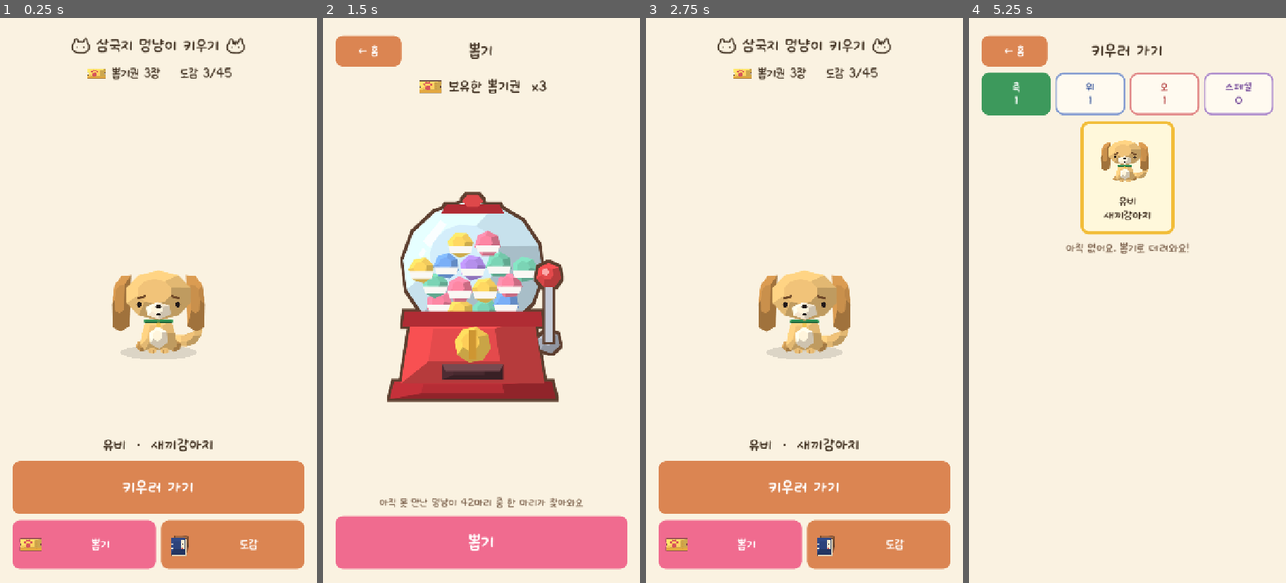
Above: before the commit, frames 1-4 (left to right).
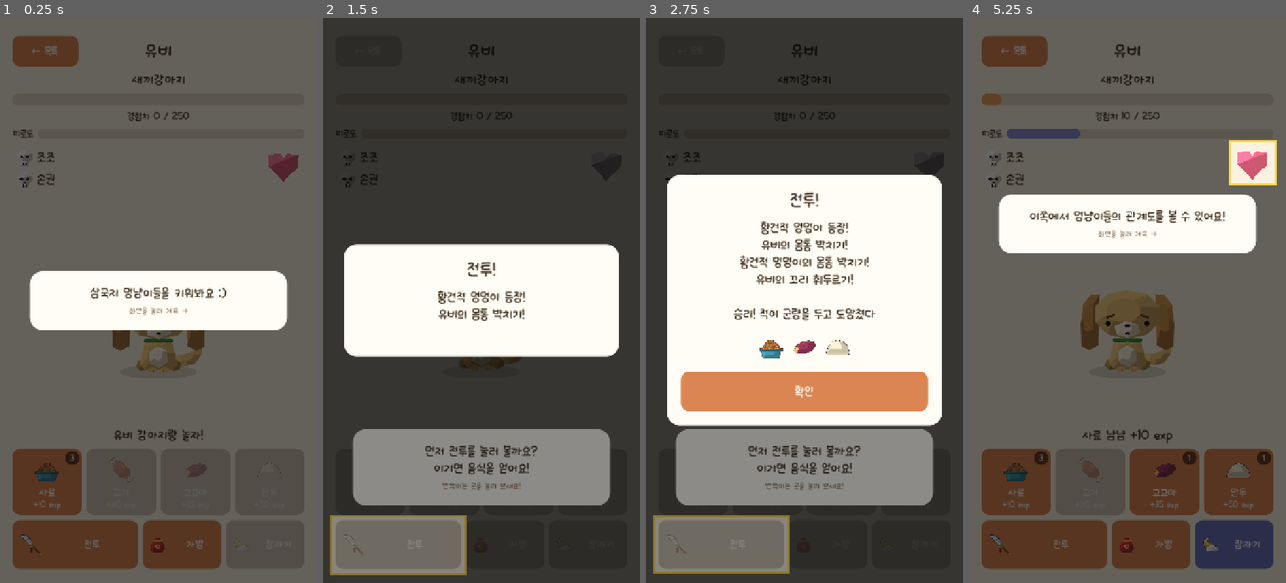
Above: after the commit, the same moments.

Repository: 6chado/samguk_puppy
Game: Godot game, scene res://scenes/main.tscn
Same seed, same stepped clock (60 frames per second), same inputs: the game is played once before the commit and once after it.
Inputs (mouse positions are in pixels of both pictures, inside the frame that each line leads up to):
- Up to frame 1 (0.25 s): no input
- Up to frame 2 (1.5 s): click (367, 51) at 0.5 s, where only the run after the commit has a clickable "← 목록"; click (408, 543) at 1.25 s, where only the run before the commit has a clickable "뽑기"
- Up to frame 3 (2.75 s): click (690, 51) at 2 s, where only the run before the commit has a clickable "← 홈"
- Up to frame 4 (5.25 s): click (1127, 390) at 2.75 s, where only the run after the commit has a clickable "확인"; click (1016, 481) at 3.5 s, where only the run after the commit has a clickable "4"; click (1016, 481) at 4.25 s, where only the run after the commit has a clickable "3"; click (1165, 481) at 5 s, where only the run after the commit has a clickable "1"

The runs differ from the first frame. In frame 1, 94% of the frame differs, in the area x 0-100%, y 0-100%; in frame 2, 91%; in frame 3, 72%; in frame 4, 94%.

Commit message:
튜토리얼, 스페셜, 초기화 추가

Diff:
--- a/scripts/autoload/game_state.gd
+++ b/scripts/autoload/game_state.gd
@@ -8,6 +8,7 @@
 var owned: Array[String] = []     # 데리고 있는 멍냥이 (= 도감에 모은 멍냥이)
 var tickets := 0                  # 뽑기권
 var start_bonus := false          # 처음 뽑기권(STARTING_TICKETS)을 이미 받았는지
+var tutorial_done := false        # 처음 튜토리얼을 끝냈는지 (새 게임 / 초기화 후엔 false)
 var rewarded: Dictionary = {}     # dog_id -> true (어른 선물 이미 받음)
 var current := ""                 # 홈 화면에 나와 있는 멍냥이
 var progress: Dictionary = {}     # dog_id -> Puppy
@@ -27,10 +28,18 @@
 			owned.append(id)
 	if current == "" or not owns(current):
 		current = owned[0]
-	if not start_bonus:   # 새 게임이든 예전 세이브든 처음 뽑기권은 딱 한 번
-		start_bonus = true
-		tickets += GameData.STARTING_TICKETS
-		save_now()
+	if not start_bonus and tutorial_done:   # 예전 세이브: 처음 뽑기권을 한 번 챙겨 줌 (새 게임은 튜토리얼에서 줌)
+		give_start_bonus()
+
+
+## 처음 뽑기권 (딱 한 번). 받았으면 true
+func give_start_bonus() -> bool:
+	if start_bonus:
+		return false
+	start_bonus = true
+	tickets += GameData.STARTING_TICKETS
+	save_now()
+	return true
 
 
 # ── 데리고 있는 멍냥이 ──
@@ -251,6 +260,7 @@
 		"owned": owned,
 		"tickets": tickets,
 		"start_bonus": start_bonus,
+		"tutorial_done": tutorial_done,
 		"rewarded": rewarded.keys(),
 		"current": current,
 		"progress": prog,
@@ -371,6 +381,7 @@
 			owned.append(id)
 	tickets = clampi(tickets, 0, 999)
 	start_bonus = d.get("start_bonus", false) == true
+	tutorial_done = d.get("tutorial_done", true) == true   # 튜토리얼 생기기 전 세이브는 이미 한 걸로
 	current = str(d.get("current", ""))
 
 	affinity.clear()
@@ -450,8 +461,9 @@
 	owned.clear()
 	for id in GameData.STARTERS:
 		owned.append(id)
-	tickets = GameData.STARTING_TICKETS
-	start_bonus = true
+	tickets = 0
+	start_bonus = false     # 처음 뽑기권은 튜토리얼에서 다시 줌
+	tutorial_done = false
 	rewarded.clear()
 	current = owned[0]
 	progress.clear()
@@ -462,3 +474,9 @@
 	items.clear()
 	luck = 0
 	save_now()
+	# 백업에 예전 진행이 남아 있으면 나중에 복구될 수 있으니 같이 지움
+	var dir := DirAccess.open("user://")
+	if dir:
+		for path in [BAK_PATH, TMP_PATH, CORRUPT_PATH]:
+			if dir.file_exists(path.get_file()):
+				dir.remove(path.get_file())
--- a/scripts/main.gd
+++ b/scripts/main.gd
@@ -60,12 +60,23 @@
 var strategy_box: HBoxContainer
 var drops_box: HBoxContainer
 var confirm_button: Button
+var cancel_button: Button      # 경고창에서만 보이는 "취소"
 var celebration: Celebration
 # 새로 추가한 스크립트는 class_name 등록이 늦을 수 있어서 preload 로 직접 불러옴
 const HeartButtonScript := preload("res://scripts/heart_button.gd")
 const PolyIconScript := preload("res://scripts/poly_icon.gd")
 var relation_button
 var relation_box: VBoxContainer
+
+const TutorialScript := preload("res://scripts/tutorial_layer.gd")
+var tut                        # 튜토리얼 스포트라이트
+var _tut_step := -1
+var _tut_wait := ""            # 지금 단계가 기다리는 행동 (battle / fed / home / gacha_page / gacha_done)
+var food_row: HBoxContainer
+var _home_gacha_btn: Button
+var _gacha_pull: Button
+var _gacha_ticket_row: Control
+var _gacha_ticket_label: Label
 
 var rel_overlay: Control
 var rel_title: Label
@@ -113,7 +124,12 @@
 	bag_list = b[2]
 	celebration = Celebration.new()  # 성장 연출 (맨 위, 터치는 통과)
 	add_child(celebration)
+	tut = TutorialScript.new()
+	add_child(tut)
+	tut.tapped.connect(_tut_next)
 	_show_home()
+	if not GameState.tutorial_done:
+		_tut_start()
 	_log("시작 완료")
 
 
@@ -180,6 +196,17 @@
 func _show_home() -> void:
 	_log("홈 화면")
 	var v := _new_page()
+	var top_row := HBoxContainer.new()
+	top_row.alignment = BoxContainer.ALIGNMENT_END
+	v.add_child(top_row)
+	var reset := _button("초기화", _ask_reset)
+	reset.custom_minimum_size = Vector2(110, 48)
+	reset.add_theme_font_size_override("font_size", _fs(18))
+	var grey := Color(0.72, 0.68, 0.64)
+	reset.add_theme_stylebox_override("normal", _box(grey, 14))
+	reset.add_theme_stylebox_override("hover", _box(grey.lightened(0.1), 14))
+	reset.add_theme_stylebox_override("pressed", _box(grey.darkened(0.15), 14))
+	top_row.add_child(reset)
 	v.add_child(_label("%s 삼국지 멍냥이 키우기 %s" % [CAT, CAT2], 37))
 
 	var ticket_row := HBoxContainer.new()
@@ -215,6 +242,7 @@
 	row.add_theme_constant_override("separation", 12)
 	v.add_child(row)
 	var gacha := _button("뽑기", _show_gacha)
+	_home_gacha_btn = gacha
 	_set_button_icon(gacha, "ticket")
 	gacha.custom_minimum_size = Vector2(0, 110)
 	gacha.size_flags_horizontal = SIZE_EXPAND_FILL
@@ -394,6 +422,99 @@
 	return _tex_cache[path]
 
 
+# ═════════════════════════ 튜토리얼 ═════════════════════════
+
+const TUT_LAST := 12
+
+
+func _tut_start() -> void:
+	_log("튜토리얼 시작")
+	_tut_step = -1
+	_show_raise(GameState.current)
+	_tut_next()
+
+
+func _tut_next() -> void:
+	_tut_step += 1
+	_tut_wait = ""
+	if _tut_step > TUT_LAST:
+		tut.finish()
+		_tut_step = -1
+		GameState.tutorial_done = true
+		GameState.save_now()
+		_log("튜토리얼 끝")
+		return
+	match _tut_step:
+		0:
+			tut.show_step("삼국지 멍냥이들을 키워봐요 :)", [], false)
+		1:
+			_tut_wait = "battle"
+			tut.show_step("먼저 전투를 눌러 볼까요?\n이기면 음식을 얻어요!", [battle_button], true)
+		2:
+			_tut_wait = "fed"
+			tut.show_step("얻은 음식을 줘 보세요!", [food_row], true)
+		3:
+			tut.show_step("위는 경험치 바, 아래는 피로도 바예요.\n경험치가 차면 성장하고,\n피로도가 꽉 차면 잠을 자야 해요.", [exp_bar, fatigue_bar], false)
+		4:
+			tut.show_step("이쪽에는 이 멍냥이와 특별한 관계를 맺은 멍냥이들이 떠요!", [relation_box], false)
+		5:
+			tut.show_step("이쪽에서 멍냥이들의 관계도를 볼 수 있어요!", [relation_button], false)
+		6:
+			tut.show_step("가방에서는 특별한 아이템들을 사용할 수 있어요!", [bag_button], false)
+		7:
+			_tut_wait = "home"
+			tut.show_step("이제 홈으로 나가 볼까요?", [back_button], true)
+		8:
+			_tut_wait = "gacha_page"
+			tut.show_step("뽑기를 눌러 보세요!", [_home_gacha_btn], true)
+		9:
+			tut.show_step("여기서 새 멍냥이들을 만날 수 있어요.", [_gacha_machine], false)
+		10:
+			if GameState.give_start_bonus():
+				_gacha_ticket_label.text = "보유한 뽑기권  x%d" % GameState.tickets
+				if not GameState.unowned().is_empty():
+					_gacha_pull.disabled = false
+					_gacha_pull.text = "뽑기"
+			tut.show_step("뽑기권 x%d 증정!" % GameData.STARTING_TICKETS, [_gacha_ticket_row], false)
+		11:
+			_tut_wait = "gacha_done"
+			tut.show_step("뽑기를 눌러 볼까요?", [_gacha_pull], true)
+		12:
+			tut.show_step("열심히 멍냥이들을 키워\n모든 삼국지 멍냥이들을 만나봅시다 :)", [], false)
+
+
+## 튜토리얼이 기다리던 행동이 일어나면 다음 단계로
+func _tut_event(what: String) -> void:
+	if _tut_step >= 0 and _tut_wait == what:
+		_tut_next()
+
+
+## 초기화 경고창
+func _ask_reset() -> void:
+	_open_overlay("초기화", "모든 멍냥이 도감이 초기화됩니다.\n초기화 하시겠습니까?", "reset_confirm")
+	var red := Color(0.86, 0.32, 0.32)
+	confirm_button.text = "초기화"
+	confirm_button.add_theme_stylebox_override("normal", _box(red, 18))
+	confirm_button.add_theme_stylebox_override("hover", _box(red.lightened(0.1), 18))
+	confirm_button.add_theme_stylebox_override("pressed", _box(red.darkened(0.15), 18))
+	confirm_button.show()
+	cancel_button.show()
+
+
+## 진짜 처음으로: 저장 지우고 화면 상태도 싹 비움
+func _do_reset() -> void:
+	_log("전체 초기화")
+	GameState.reset_all()
+	if puppy and puppy.stage_changed.is_connected(_on_stage_changed):
+		puppy.stage_changed.disconnect(_on_stage_changed)
+	puppy = null
+	busy = false
+	_pending_gift = {}
+	_tab_faction = ""
+	_show_home()
+	_tut_start()
+
+
 # ═════════════════════════ 뽑기 ═════════════════════════
 
 const LEVER_PIVOT := Vector2(406.79, 353.92) / 512.0   # 손잡이 회전축 (그림 크기 대비 비율)
@@ -420,7 +541,9 @@
 	ticket_icon.expand_mode = TextureRect.EXPAND_IGNORE_SIZE
 	ticket_icon.stretch_mode = TextureRect.STRETCH_KEEP_ASPECT_CENTERED
 	ticket_row.add_child(ticket_icon)
-	ticket_row.add_child(_label("보유한 뽑기권  x%d" % GameState.tickets, 34))
+	_gacha_ticket_label = _label("보유한 뽑기권  x%d" % GameState.tickets, 34)
+	ticket_row.add_child(_gacha_ticket_label)
+	_gacha_ticket_row = ticket_row
 
 	# 뽑기 기계: 몸통 + 손잡이(같은 크기 그림을 겹쳐서 회전축 기준으로 돌림)
 	var center := CenterContainer.new()
@@ -453,6 +576,7 @@
 	v.add_child(hint)
 
 	var pull := _button("뽑기", _on_gacha)
+	_gacha_pull = pull
 	pull.custom_minimum_size = Vector2(0, 120)
 	pull.add_theme_font_size_override("font_size", _fs(40))
 	pull.add_theme_stylebox_override("normal", _box(PINK, 18))
@@ -465,6 +589,7 @@
 		pull.text = "뽑기권이 없어요"
 		pull.disabled = true     # 회색
 	v.add_child(pull)
+	_tut_event("gacha_page")
 
 
 func _on_gacha() -> void:
@@ -587,6 +712,7 @@
 	var row := HBoxContainer.new()
 	row.add_theme_constant_override("separation", 10)
 	v.add_child(row)
+	food_row = row
 	for food_id in GameData.FOOD_ORDER:
 		var b := _button("", _on_feed.bind(food_id))
 		b.size_flags_horizontal = SIZE_EXPAND_FILL
@@ -781,6 +907,7 @@
 	else:
 		_show_msg("%s 냠냠 %s" % [GameData.food_name(food_id, puppy.dog_id), "친밀도 +1" if puppy.is_adult() else "+%d exp" % food["exp"]])
 	_after_action()
+	_tut_event("fed")
 
 
 # ── 행동: 쓰다듬기 (횟수에 안 들어감) ──
@@ -907,6 +1034,10 @@
 	if busy:
 		return
 	GameState.save_game()
+	if _tut_wait == "home":    # 튜토리얼: 홈으로 바로
+		_show_home()
+		_tut_event("home")
+		return
 	_show_roster()
 
 
@@ -1502,8 +1633,13 @@
 		strategy_box.add_child(b)
 
 	confirm_button = _button("확인", _on_overlay_confirm)
+	cancel_button = _button("취소", func() -> void:
+		overlay.hide()
+		_overlay_mode = "")
+	cancel_button.custom_minimum_size = Vector2(0, 90)
 	confirm_button.custom_minimum_size = Vector2(0, 90)
 	v.add_child(confirm_button)
+	v.add_child(cancel_button)
 	overlay.hide()
 
 
@@ -1569,6 +1705,9 @@
 	strategy_box.hide()
 	confirm_button.hide()
 	confirm_button.text = "확인"
+	for key in ["normal", "hover", "pressed"]:
+		confirm_button.remove_theme_stylebox_override(key)
+	cancel_button.hide()
 	drops_box.hide()
 	for c in drops_box.get_children():
 		c.queue_free()
@@ -1583,8 +1722,12 @@
 	match _overlay_mode:
 		"gacha":
 			_show_gacha()
+			_tut_event("gacha_done")
 			return
 		"home_notice":
+			return
+		"reset_confirm":
+			_do_reset()
 			return
 	_set_busy(false)
 	if _overlay_mode == "battle":
@@ -1592,6 +1735,7 @@
 		if puppy.is_exhausted():
 			_show_msg("싸웠더니 너무 피곤해..")
 		_after_action()
+		_tut_event("battle")
 
 
 # ═════════════════════════ UI 헬퍼 ═════════════════════════
--- /dev/null
+++ b/scripts/tutorial_layer.gd
@@ -0,0 +1,130 @@
+extends Control
+## 튜토리얼 스포트라이트: 화면을 어둡게 하고 targets 부분만 뚫어서 반짝이게 + 말풍선
+##   action = false : 아무 데나 누르면 다음 (tapped 시그널)
+##   action = true  : 뚫린 곳(버튼)만 직접 누를 수 있음. 다음으로 넘어가는 건 main 이 정함
+
+signal tapped
+
+const DIM := Color(0, 0, 0, 0.6)
+const GLOW := Color(1.0, 0.85, 0.3)
+
+var targets: Array = []
+var action := false
+var _hole := Rect2()
+var _t := 0.0
+var _panel: PanelContainer
+var _label: Label
+var _hint: Label
+
+
+func _ready() -> void:
+	set_anchors_and_offsets_preset(PRESET_FULL_RECT)
+	mouse_filter = MOUSE_FILTER_STOP
+	_panel = PanelContainer.new()
+	_panel.mouse_filter = MOUSE_FILTER_IGNORE
+	add_child(_panel)
+	var v := VBoxContainer.new()
+	v.mouse_filter = MOUSE_FILTER_IGNORE
+	v.add_theme_constant_override("separation", 10)
+	_panel.add_child(v)
+	_label = Label.new()
+	_label.mouse_filter = MOUSE_FILTER_IGNORE
+	_label.horizontal_alignment = HORIZONTAL_ALIGNMENT_CENTER
+	_label.autowrap_mode = TextServer.AUTOWRAP_WORD_SMART
+	_label.custom_minimum_size = Vector2(520, 0)
+	_label.add_theme_font_size_override("font_size", 34)
+	v.add_child(_label)
+	_hint = Label.new()
+	_hint.mouse_filter = MOUSE_FILTER_IGNORE
+	_hint.horizontal_alignment = HORIZONTAL_ALIGNMENT_CENTER
+	_hint.add_theme_font_size_override("font_size", 22)
+	_hint.add_theme_color_override("font_color", Color(0.6, 0.5, 0.42))
+	v.add_child(_hint)
+	hide()
+	set_process(false)
+
+
+func show_step(text: String, step_targets: Array, is_action: bool) -> void:
+	targets = step_targets
+	action = is_action
+	_label.text = text
+	_hint.text = "반짝이는 곳을 눌러 보세요!" if is_action else "화면을 눌러 계속 →"
+	show()
+	move_to_front()
+	set_process(true)
+	_update_hole()
+	_place_panel()
+	queue_redraw()
+
+
+func finish() -> void:
+	hide()
+	set_process(false)
+	targets = []
+
+
+func _process(delta: float) -> void:
+	_t += delta
+	_update_hole()
+	_place_panel()
+	queue_redraw()
+
+
+## 대상 컨트롤들을 다 감싸는 사각형 (안 보이는 건 빼고)
+func _update_hole() -> void:
+	var r := Rect2()
+	var first := true
+	for c in targets:
+		if c == null or not is_instance_valid(c) or not (c as Control).is_visible_in_tree():
+			continue
+		var g: Rect2 = (c as Control).get_global_rect()
+		if g.size == Vector2.ZERO:
+			continue
+		r = g if first else r.merge(g)
+		first = false
+	if first:
+		_hole = Rect2()
+		return
+	_hole = Rect2(r.position - global_position, r.size).grow(10)
+
+
+## 말풍선: 뚫린 곳이 아래쪽이면 그 위에, 위쪽이면 그 아래에 (없으면 가운데)
+func _place_panel() -> void:
+	_panel.reset_size()
+	var ps := _panel.get_combined_minimum_size()
+	var x := (size.x - ps.x) / 2.0
+	var y: float
+	if _hole.size == Vector2.ZERO:
+		y = (size.y - ps.y) / 2.0
+	elif _hole.get_center().y > size.y * 0.5:
+		y = _hole.position.y - ps.y - 24.0
+	else:
+		y = _hole.end.y + 24.0
+	_panel.position = Vector2(x, clampf(y, 20.0, maxf(20.0, size.y - ps.y - 20.0)))
+
+
+func _draw() -> void:
+	if _hole.size == Vector2.ZERO:
+		draw_rect(Rect2(Vector2.ZERO, size), DIM)
+		return
+	var h := _hole
+	draw_rect(Rect2(0, 0, size.x, h.position.y), DIM)
+	draw_rect(Rect2(0, h.end.y, size.x, size.y - h.end.y), DIM)
+	draw_rect(Rect2(0, h.position.y, h.position.x, h.size.y), DIM)
+	draw_rect(Rect2(h.end.x, h.position.y, size.x - h.end.x, h.size.y), DIM)
+	var pulse := 0.5 + 0.5 * sin(_t * 5.0)
+	draw_rect(h, Color(GLOW, 0.55 + 0.45 * pulse), false, 5.0)
+
+
+## 직접 눌러야 하는 단계: 뚫린 곳 클릭은 아래 버튼으로 그대로 통과
+func _has_point(point: Vector2) -> bool:
+	if action and _hole.has_point(point):
+		return false
+	return true
+
+
+func _gui_input(event: InputEvent) -> void:
+	if event is InputEventMouseButton and event.pressed and event.button_index == MOUSE_BUTTON_LEFT:
+		accept_event()
+		if not action:
+			tapped.emit()
Binary file changed: docs/index.icon.png
Not shown, added: scripts/tutorial_layer.gd.uid
Not shown, changed: docs/index.pck
